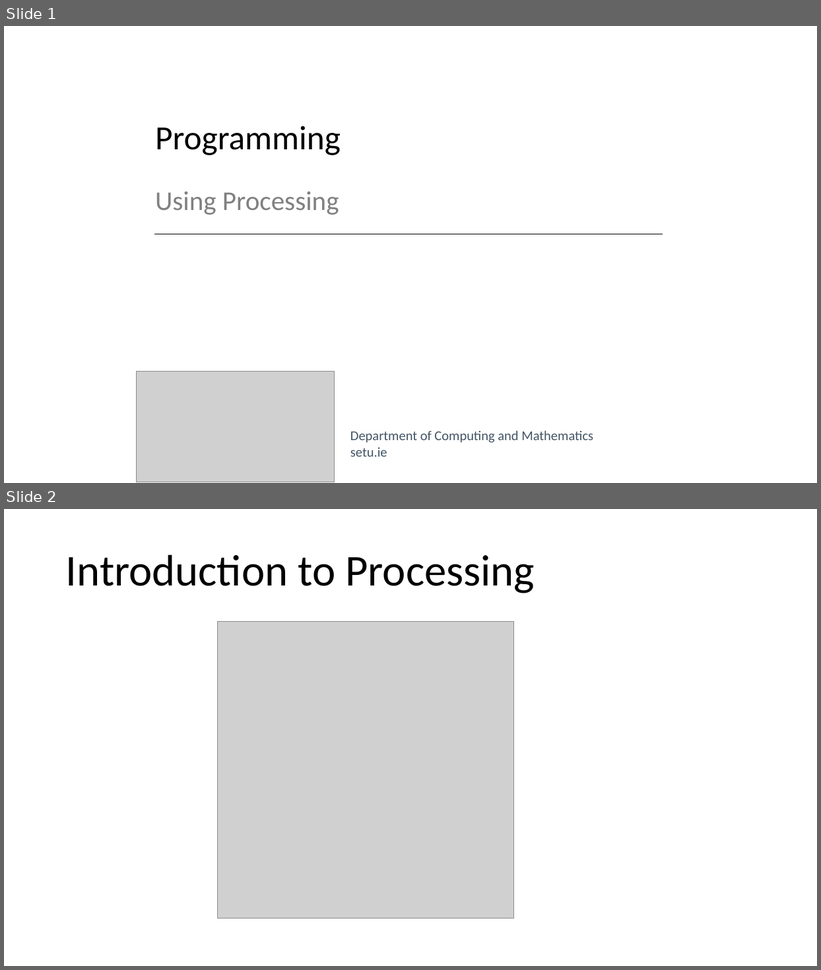
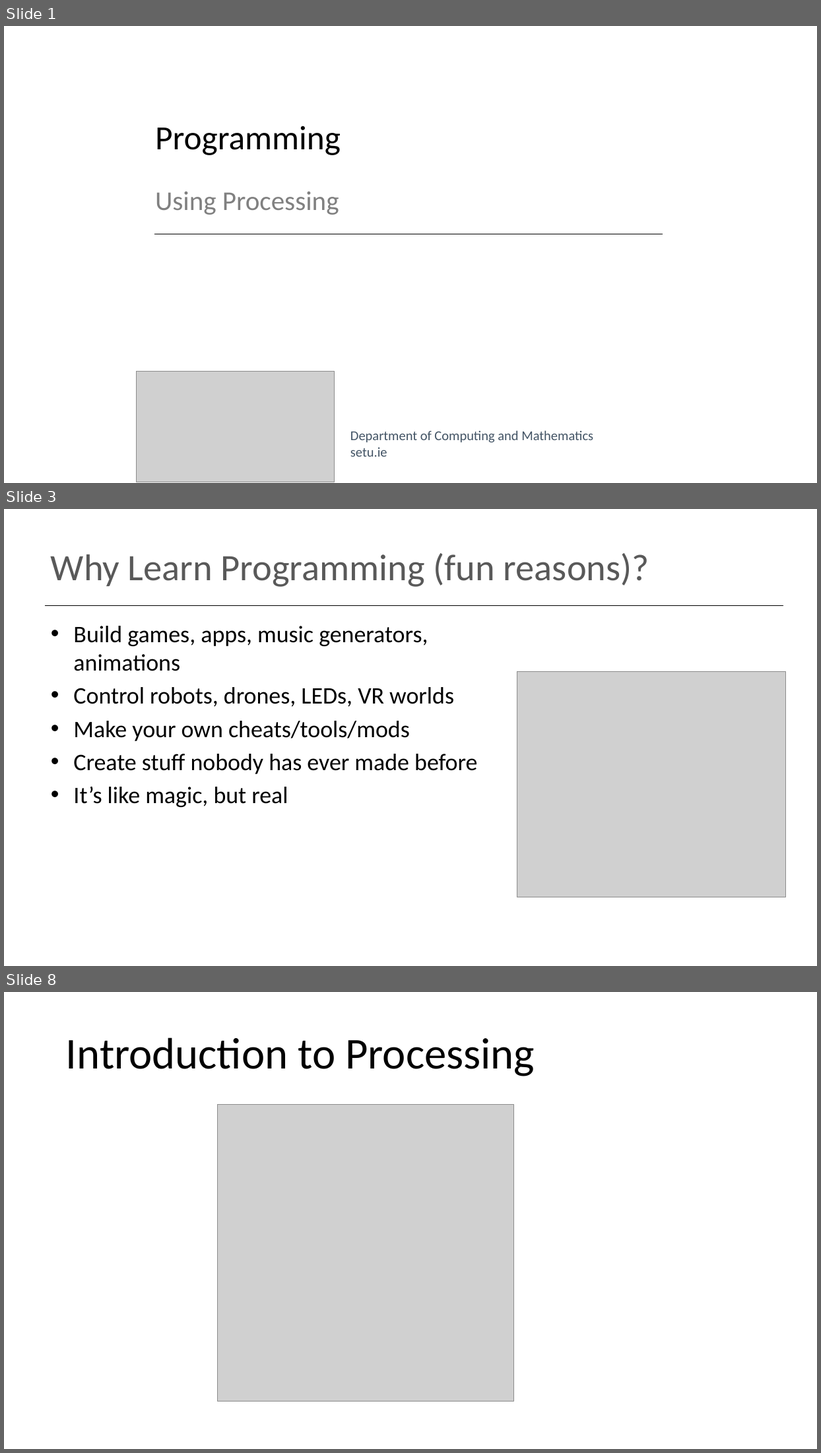
Before and after one commit to SPowerRoche/TryComputingSETU, a slide deck: topic00-processing/talk-1/a-intro-to-programming.pptx. Shown one above the other, each under a label of ours: slides 1 and 2 before the commit, slides 1, 3 and 8 after it; the slides between them are not shown. The pictures are 821x970 and 821x1453 pixels, drawn with LibreOffice and Linux fonts; fonts in the diff are those of the drawing; grey boxes stand for pictures. Boxes give left, top, right and bottom in pixels: in the first picture for what was removed or moved away, otherwise in the second. Text is boxed around its words. In the diff, an @@ line names an element or a change of style, - is before the commit and + after.

```diff
--- a/topic00-processing/talk-1/a-intro-to-programming.pptx
+++ b/topic00-processing/talk-1/a-intro-to-programming.pptx
@@ slide 3 added at box(4, 509, 817, 966), background #FFFFFF @@
@@ title added at box(51, 553, 649, 587), 44 pt, text #595959 @@
+Why Learn Programming (fun reasons)?
@@ line added from (45, 605) to (783, 605), #000000 1 pt @@
@@ text added at box(73, 626, 477, 807), 28 pt, text #000000 @@
+• Build games, apps, music generators, animations
+• Control robots, drones, LEDs, VR worlds
+• Make your own cheats/tools/mods
+• Create stuff nobody has ever made before
+• It’s like magic, but real
@@ picture added at box(517, 672, 786, 898) @@
@@ what was slide 2 is now slide 8 @@
```
Also in this commit, not shown: 1 slide changed, 5 other slides added, 4 slides removed, 6 other files.
